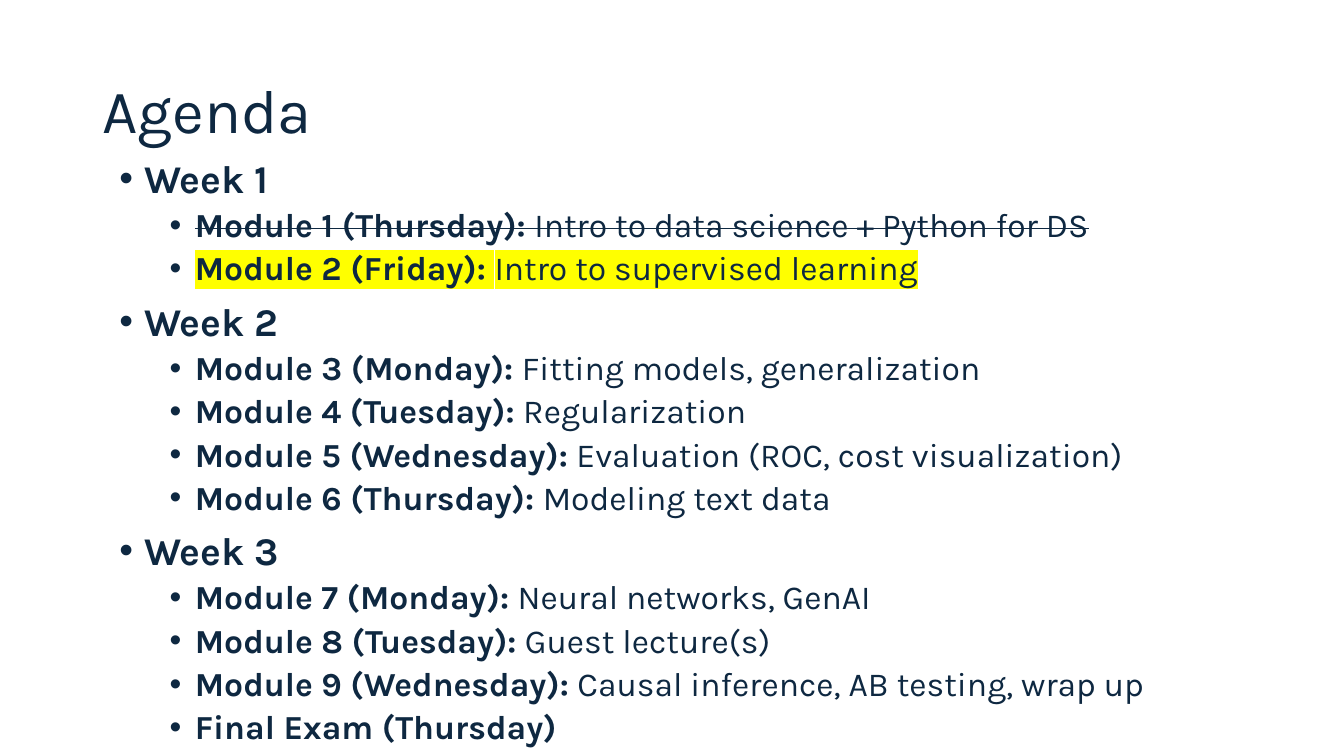
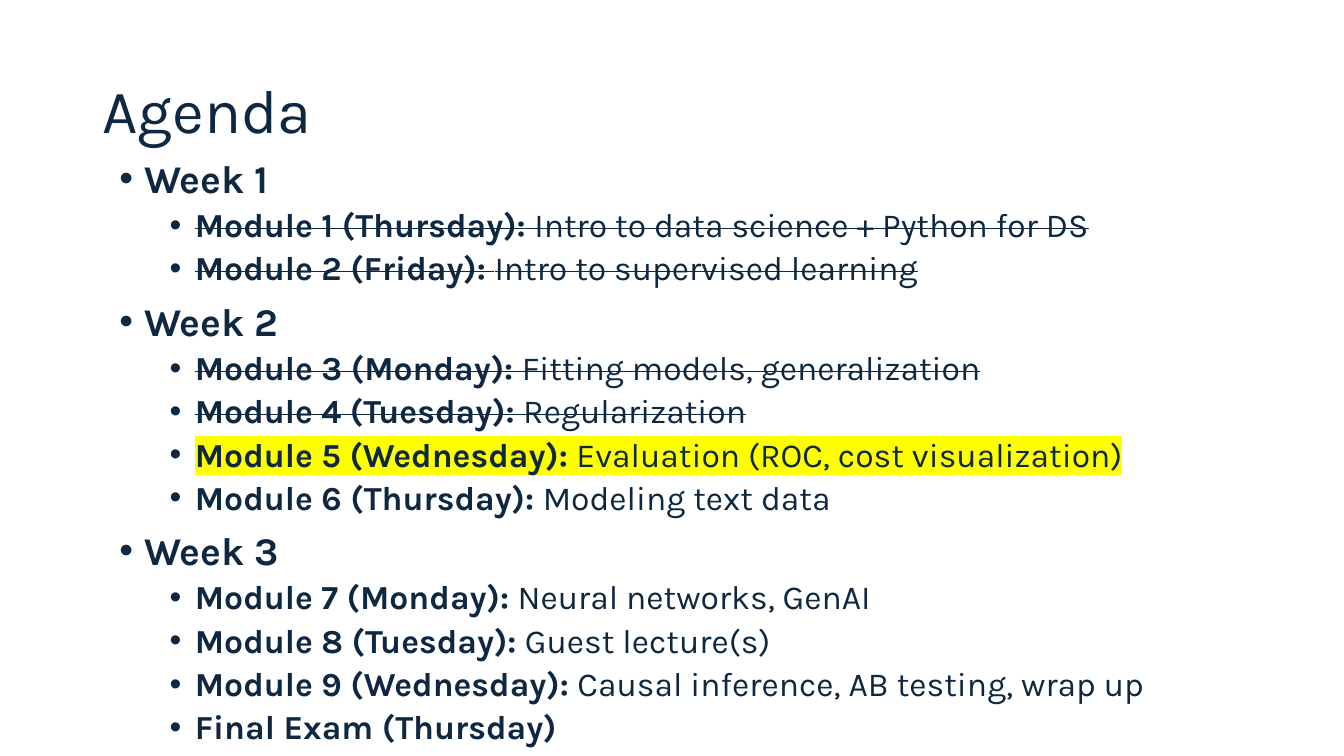
Before and after one commit to connordouglas10/DS-Tech-2025January, a slide deck: slide 8 of Modules/Module5/Slides 5.pptx (slide 18 before the commit). Drawn at 1344x756 pixels with LibreOffice and Linux fonts; fonts in the diff are those of the drawing. Boxes give left, top, right and bottom in pixels: in the first picture for what was removed or moved away, otherwise in the second. Text is boxed around its words. In the diff, an @@ line names an element or a change of style, - is before the commit and + after.

```diff
--- a/Modules/Module5/Slides 5.pptx
+++ b/Modules/Module5/Slides 5.pptx
@@ text at bbox=[195, 255, 1122, 475]: highlight #FFFF00 to none in "Module 2 (Friday): Intro to supervised learning"; strikethrough on in "Module 2 (Friday): Intro to supervised learning", "Module 3 (Monday): Fitting models, generalization", "Module 4 (Tuesday): Regularization"; highlight none to #FFFF00 in "Module 5 (Wednesday): Evaluation (ROC, cost visualization)" @@
```
Also in this commit, not shown: 2 other slides changed, 21 slides removed, 1 other file.
